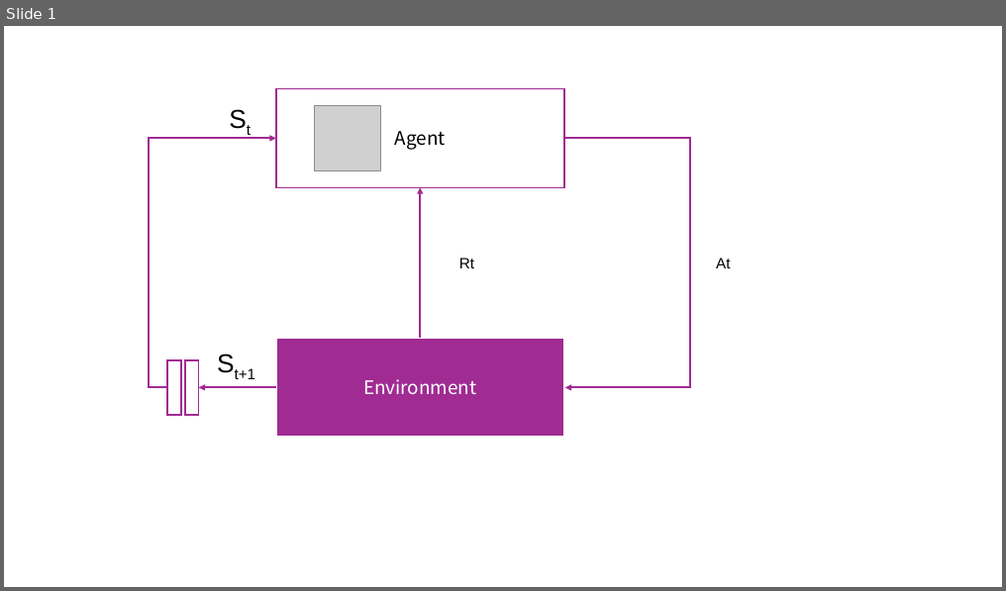
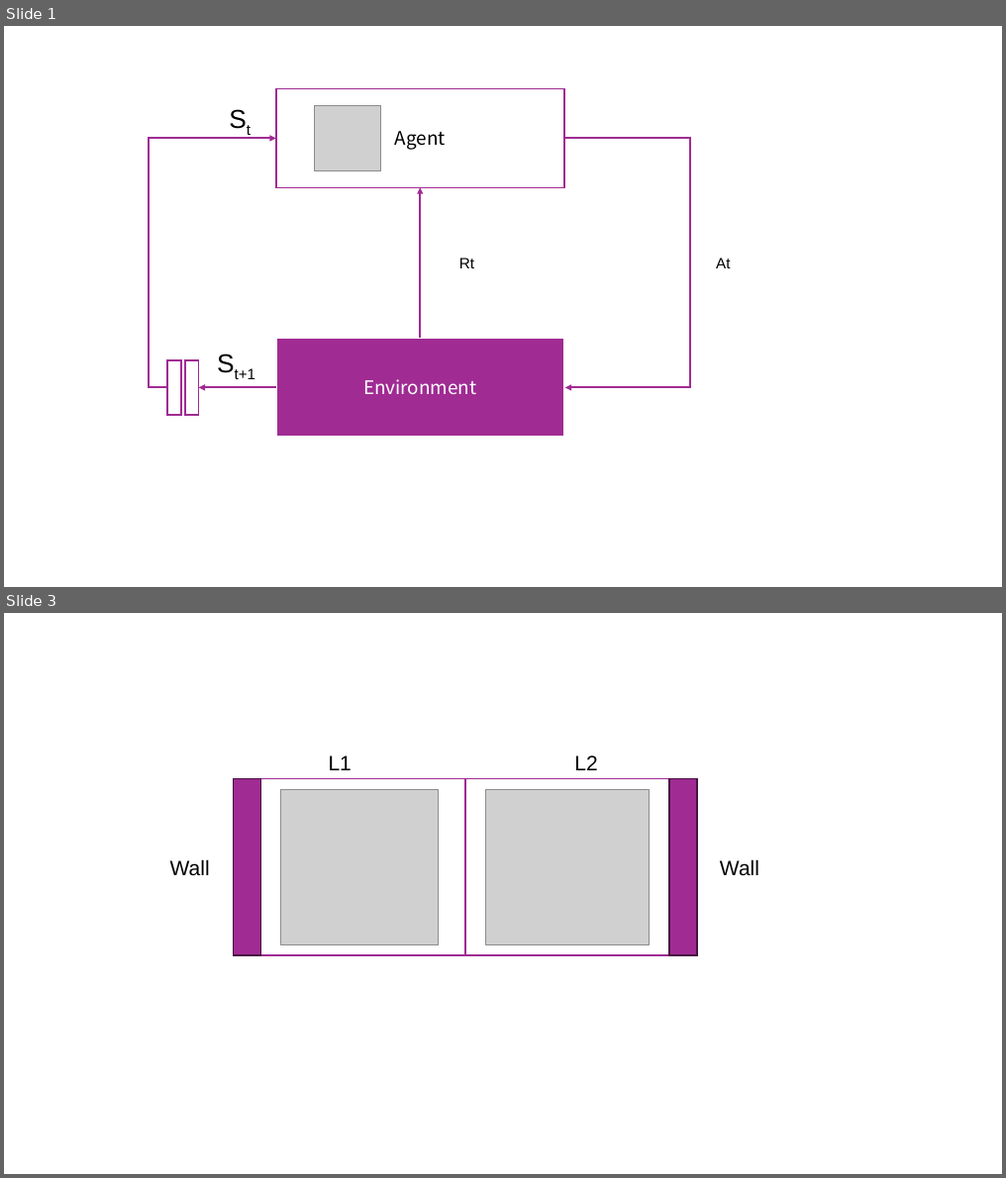
Before and after one commit to samrullo/reinforcement_learning, a slide deck: docs/rl_slides.pptx. Shown one above the other, each under a label of ours: slide 1 before the commit, slides 1 and 3 after it; the slides between them are not shown. The pictures are 1006x591 and 1006x1178 pixels, drawn with LibreOffice and Linux fonts; fonts in the diff are those of the drawing; grey boxes stand for pictures. Boxes give left, top, right and bottom in pixels: in the first picture for what was removed or moved away, otherwise in the second. Text is boxed around its words. In the diff, an @@ line names an element or a change of style, - is before the commit and + after.

```diff
--- a/docs/rl_slides.pptx
+++ b/docs/rl_slides.pptx
@@ slide 3 added at (4, 613, 1002, 1174), background #FFFFFF @@
@@ text added at (329, 756, 351, 770), 20 pt, text #000000 @@
+L1
@@ text added at (574, 756, 597, 770), 20 pt, text #000000 @@
+L2
@@ rectangle added at (233, 779, 260, 957), fill #A02B93, outline #461340 1.5 pt @@
@@ rectangle added at (260, 779, 465, 957), fill #FFFFFF, outline #A02B93 1.5 pt @@
@@ picture added at (281, 789, 438, 945) @@
@@ rectangle added at (465, 779, 669, 957), fill #FFFFFF, outline #A02B93 1.5 pt @@
@@ picture added at (485, 789, 649, 945) @@
@@ rectangle added at (669, 779, 697, 957), fill #A02B93, outline #461340 1.5 pt @@
@@ text added at (170, 860, 210, 875), 20 pt, text #000000 @@
+Wall
@@ text added at (720, 860, 759, 876), 20 pt, text #000000 @@
+Wall
```
Also in this commit, not shown: 2 other slides added, 5 other files.
